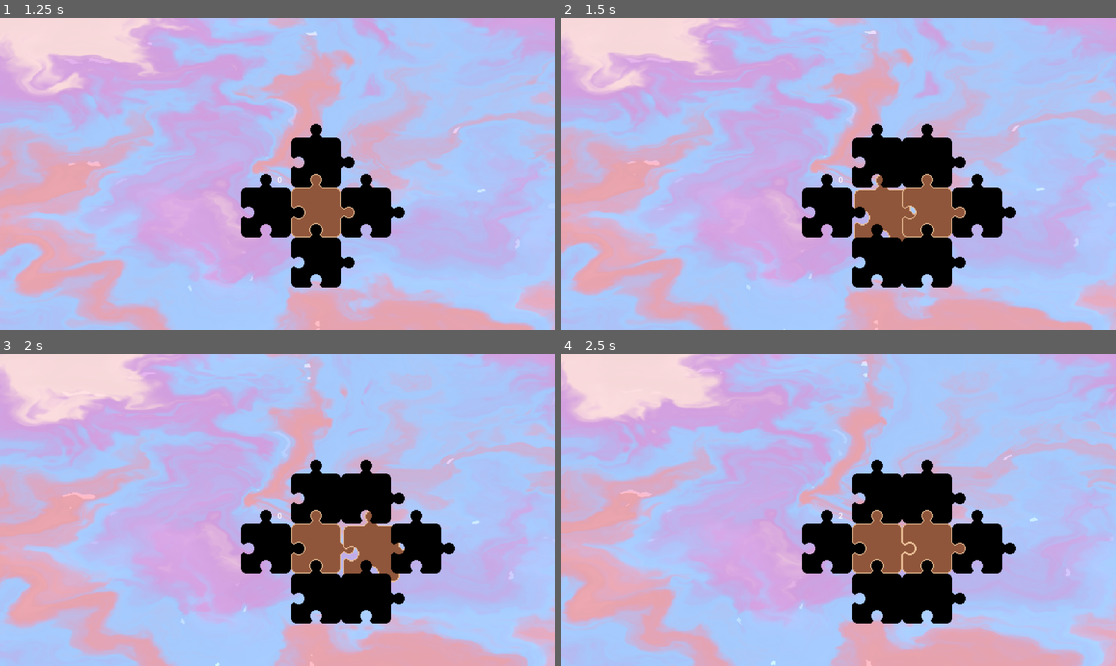
Above: before the commit, frames 1-4 (two rows, left to right).
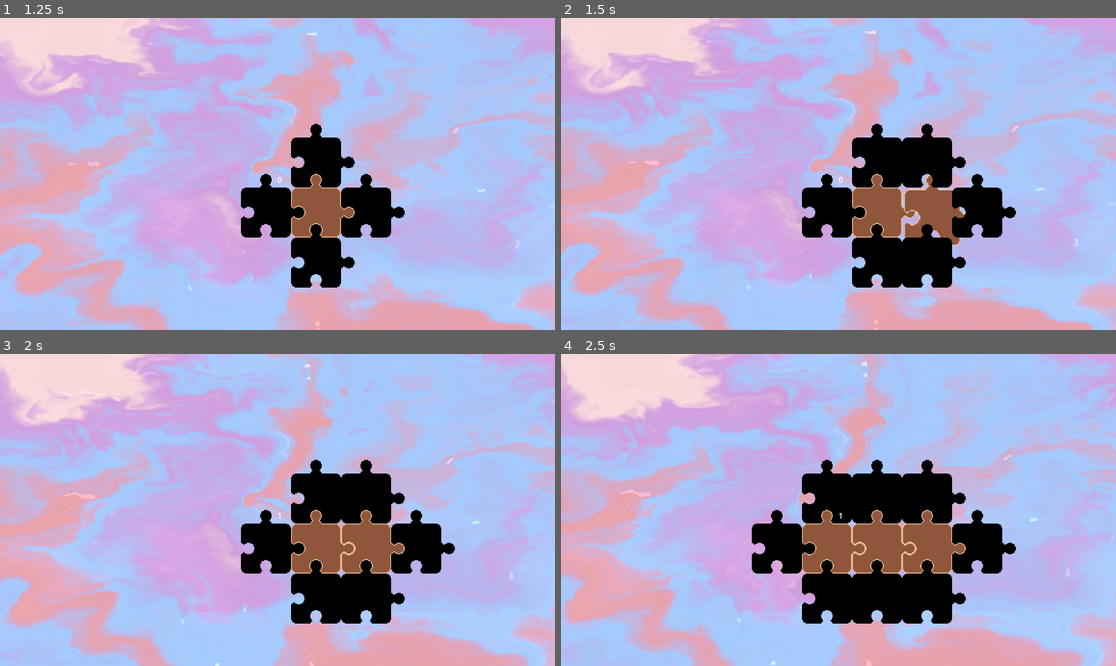
Above: after the commit, the same moments.

Repository: Tomnio/godot-wild-jam-masks
Game: Godot game, scene res://scenes/game_container.tscn
Two runs of this game, one before a commit and one after it. Both use one fixed random seed, a clock stepped at 60 frames per second and the inputs below.
Inputs (mouse positions are in pixels of both pictures, inside the frame that each line leads up to):
- Up to frame 1 (1.25 s): move the mouse to (316, 211) at 0.52 s; click (316, 211) at 0.67 s
- Up to frame 2 (1.5 s): move the mouse to (927, 211) at 1.27 s; click (927, 211) at 1.42 s
- Up to frame 3 (2 s): no input
- Up to frame 4 (2.5 s): move the mouse to (827, 547) at 2.02 s; click (827, 547) at 2.17 s

Frame 1 is identical in both runs. In frame 2, 0.8% of the frame differs, in the area x 52-73%, y 49-74%; in frame 3, 0.5%; in frame 4, 5.8%, in the area x 34-55%, y 33-87%.

Commit message:
Triggering working for the first time

Diff:
--- a/src/code/grid.gd
+++ b/src/code/grid.gd
@@ -27,23 +27,49 @@
 		old_cell.queue_free()
 
 	add_to_grid(grid_pos, piece)
+	connect_pieces(grid_pos, piece)
+	Score.count_score_from_piece(piece)
 	create_connected_empty_cells(piece.grid_index)
-	start_scoring()
+
+func connect_pieces(grid_pos: Vector2i, piece: PuzzlePiece) -> void:
+	for direction in piece.directions:
+		var neighbor_pos: Vector2i
+		var required_opposite_direction: String
+
+		match direction:
+			"u":
+				neighbor_pos = grid_pos + Vector2i.UP
+				required_opposite_direction = "d"
+			"r":
+				neighbor_pos = grid_pos + Vector2i.RIGHT
+				required_opposite_direction = "l"
+			"d":
+				neighbor_pos = grid_pos + Vector2i.DOWN
+				required_opposite_direction = "u"
+			"l":
+				neighbor_pos = grid_pos + Vector2i.LEFT
+				required_opposite_direction = "r"
+			_:
+				continue
+
+		# Check if neighbor exists and is a PuzzlePiece
+		if grid.has(neighbor_pos):
+			var neighbor = grid[neighbor_pos]
+			if is_instance_of(neighbor, PuzzlePiece):
+				var neighbor_piece: PuzzlePiece = neighbor as PuzzlePiece
+
+				# Only connect if neighbor has the opposite direction
+				if required_opposite_direction in neighbor_piece.directions:
+					# Make bidirectional connection
+					piece.connected_pieces.append(neighbor_piece)
+					if piece not in neighbor_piece.connected_pieces:
+						neighbor_piece.connected_pieces.append(piece)
 
 func place_starter_piece() -> void:
 	var piece := PieceMaker.create_piece()
 	add_to_grid(Vector2i.ZERO, piece)
 	create_connected_empty_cells(piece.grid_index)
 
-func collect_scoring_pieces_in_order() -> Array[PuzzlePiece]:
-	return get_puzzle_pieces()
-
-func get_puzzle_pieces() -> Array[PuzzlePiece]:
-	var returnage: Array[PuzzlePiece] = []
-	for element in grid.values():
-		if element is PuzzlePiece:
-			returnage.append(element as PuzzlePiece)
-	return returnage
 
 # ============================================================
 # EMPTY CELLS
@@ -81,15 +107,16 @@
 	adjacent_cells.append(grid_pos + Vector2i.DOWN)  # down
 	adjacent_cells.append(grid_pos + Vector2i.UP)  # up
 	return adjacent_cells
-
-# TODO
-func get_connected_cells(grid_pos: Vector2i) -> Array:
-	var adjacent_cells = []
-	adjacent_cells.append(grid_pos + Vector2i.RIGHT)   # right
-	adjacent_cells.append(grid_pos + Vector2i.LEFT)  # left
-	adjacent_cells.append(grid_pos + Vector2i.DOWN)  # down
-	adjacent_cells.append(grid_pos + Vector2i.UP)  # up
-	return adjacent_cells
+#
+## TODO
+#func get_connected_pieces(directions: Array[String]) -> Array:
+	#var connected_pieces = []
+	#if "u" in directions:
+		#connected_pieces.append(grid_pos + Vector2i.RIGHT)   # right
+	#connected_pieces.append(grid_pos + Vector2i.LEFT)  # left
+	#connected_pieces.append(grid_pos + Vector2i.DOWN)  # down
+	#connected_pieces.append(grid_pos + Vector2i.UP)  # up
+	#return connected_pieces
 
 func add_to_grid(grid_pos: Vector2i, grid_element: GridElement) -> bool:
 	if grid.has(grid_pos) and is_instance_of(grid[grid_pos], PuzzlePiece):
@@ -108,7 +135,3 @@
 func _on_piece_clicked(at_position: Vector2i) -> void:
 	var piece := PieceMaker.create_piece()
 	place_piece(at_position, piece)
-
-func start_scoring() -> void:
-	Score.count_score(collect_scoring_pieces_in_order())
-	pass
--- a/src/code/puzzle_piece.gd
+++ b/src/code/puzzle_piece.gd
@@ -1,7 +1,11 @@
 class_name PuzzlePiece
 extends GridElement
 
-var piece_value := 1
+@export var trigger_range := 3
+@export var piece_value := 1
+
+@export var directions := ["u", "r", "d"]
+var connected_pieces : Array[PuzzlePiece]
 
 func handle_mouse_input(event: InputEvent) -> void:
 	if event is InputEventMouseButton and event.pressed:
@@ -14,8 +18,42 @@
 		elif event.button_index == MOUSE_BUTTON_RIGHT:
 			print("Right click!")
 
+func get_connected_pieces_in_range(search_range: int) -> Array[PuzzlePiece]:
+	var pieces_in_range: Array[PuzzlePiece] = []
+
+	if search_range <= 0:
+		return pieces_in_range
+
+	# BFS: Use a queue to explore layer by layer
+	var queue: Array = []  # Array of {piece: PuzzlePiece, depth: int}
+	var visited: Array[PuzzlePiece] = [self]  # Mark self as visited to exclude it
+
+	# Start with direct connections at depth 1
+	for piece in connected_pieces:
+		if piece != self:  # Extra safety check
+			queue.append({"piece": piece, "depth": 1})
+			visited.append(piece)
+			pieces_in_range.append(piece)
+
+	# Process queue breadth-first
+	while queue.size() > 0:
+		var current = queue.pop_front()
+		var current_piece: PuzzlePiece = current["piece"]
+		var current_depth: int = current["depth"]
+
+		# Only explore further if we haven't reached max range
+		if current_depth < search_range:
+			for neighbor in current_piece.connected_pieces:
+				if neighbor not in visited:
+					visited.append(neighbor)
+					pieces_in_range.append(neighbor)
+					queue.append({"piece": neighbor, "depth": current_depth + 1})
+
+	return pieces_in_range
+
+
 # Make this awaitable - returns the score after animation completes
-func trigger_scoring() -> int:
+func trigger_piece() -> int:
 	await play_trigger_animation()
 	return piece_value
 
--- a/src/code/score.gd
+++ b/src/code/score.gd
@@ -8,15 +8,20 @@
 @export var speed := 1
 var is_scoring := false
 
-# TODO
-func count_score(pieces: Array[PuzzlePiece]) -> void:
+func count_score_from_piece(piece: PuzzlePiece) -> void:
 	is_scoring = true
 
-	for piece in pieces:
-		await piece.trigger_scoring()
-		current_score += piece.piece_value
+	# Trigger the clicked piece first and add its score
+	await piece.trigger_piece()
+	current_score += piece.piece_value
+
+	# Get all connected pieces within range and trigger them
+	var pieces_to_trigger = piece.get_connected_pieces_in_range(piece.trigger_range)
+	for next_piece in pieces_to_trigger:
+		await next_piece.trigger_piece()
+		current_score += next_piece.piece_value
+
 	update_score_visuals(current_score)
-
 	is_scoring = false
 
 func init_scoreboard(scoreboard_node: RichTextLabel) -> void:
